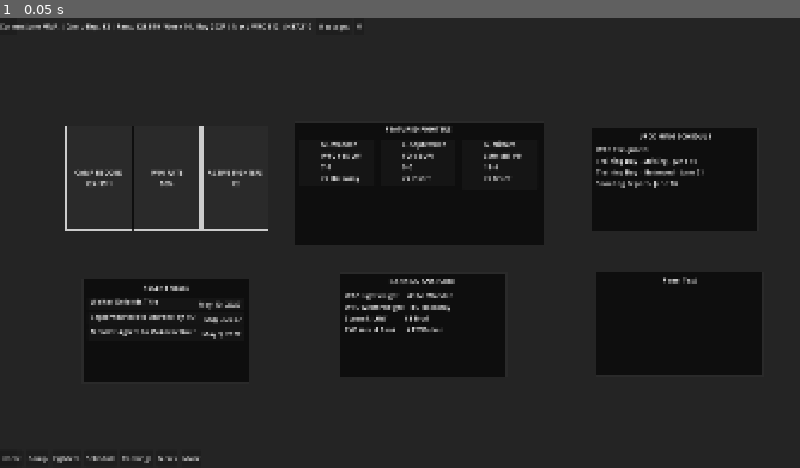
Above: before the commit, frame 1.
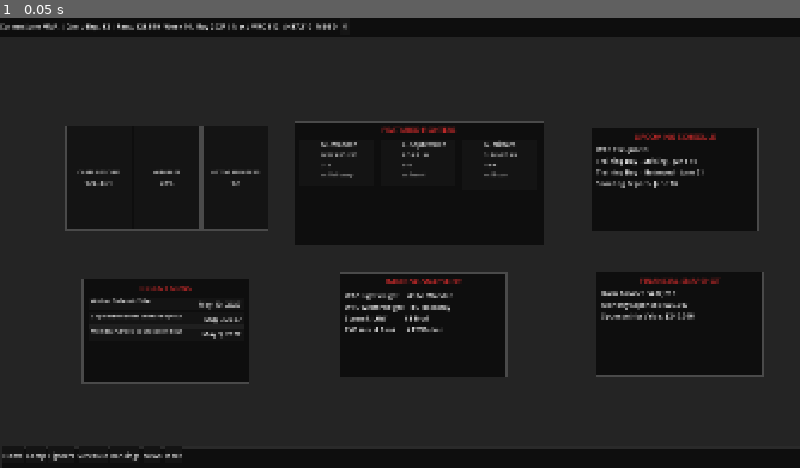
Above: after the commit, the same moment.

Repository: purepainsugar/MMA-Dynasty
Game: Godot game, scene res://Scenes/UI/Dashboard.tscn
Two runs of this game, one before a commit and one after it. Both use one fixed random seed, a clock stepped at 60 frames per second and the inputs below.
Inputs:
- Up to frame 1 (0.05 s): no input

The runs differ from the first frame. In frame 1, 3.0% of the frame differs, in the area x 0-96%, y 1-99%.

Commit message:
Sprint 1 Session 12 - Applied first dashboard styling pass

Diff:
--- a/Scenes/UI/BottomNavigation.tscn
+++ b/Scenes/UI/BottomNavigation.tscn
@@ -1,8 +1,23 @@
 [gd_scene format=3 uid="uid://c3a33wge3alya"]
+
+[sub_resource type="StyleBoxFlat" id="StyleBoxFlat_o8cwr"]
+bg_color = Color(0.05490196, 0.05490196, 0.05490196, 1)
+border_width_top = 2
+border_color = Color(0.16470589, 0.16470589, 0.16470589, 1)
+
+[sub_resource type="StyleBoxFlat" id="StyleBoxFlat_v85ql"]
+bg_color = Color(0.078431375, 0.078431375, 0.078431375, 1)
+
+[sub_resource type="StyleBoxFlat" id="StyleBoxFlat_7j02b"]
+bg_color = Color(0.61960787, 0.105882354, 0.105882354, 1)
+
+[sub_resource type="StyleBoxFlat" id="StyleBoxFlat_7yo7j"]
+bg_color = Color(0.10980392, 0.10980392, 0.10980392, 1)
 
 [node name="BottomNavigation" type="Panel" unique_id=508850874]
 offset_right = 40.0
 offset_bottom = 40.0
+theme_override_styles/panel = SubResource("StyleBoxFlat_o8cwr")
 
 [node name="Margin" type="MarginContainer" parent="." unique_id=1547540500]
 layout_mode = 0
@@ -15,28 +30,49 @@
 
 [node name="HomeButton" type="Button" parent="Margin/ButtonRow" unique_id=1667941639]
 layout_mode = 2
+theme_override_styles/normal = SubResource("StyleBoxFlat_v85ql")
+theme_override_styles/pressed = SubResource("StyleBoxFlat_7j02b")
+theme_override_styles/hover = SubResource("StyleBoxFlat_7yo7j")
 text = "Home"
 
 [node name="CampButton" type="Button" parent="Margin/ButtonRow" unique_id=1810378660]
 layout_mode = 2
+theme_override_styles/normal = SubResource("StyleBoxFlat_v85ql")
+theme_override_styles/pressed = SubResource("StyleBoxFlat_7j02b")
+theme_override_styles/hover = SubResource("StyleBoxFlat_7yo7j")
 text = "Camp"
 
 [node name="FightersButton" type="Button" parent="Margin/ButtonRow" unique_id=1170751252]
 layout_mode = 2
+theme_override_styles/normal = SubResource("StyleBoxFlat_v85ql")
+theme_override_styles/pressed = SubResource("StyleBoxFlat_7j02b")
+theme_override_styles/hover = SubResource("StyleBoxFlat_7yo7j")
 text = "Fighters"
 
 [node name="ScheduleButton" type="Button" parent="Margin/ButtonRow" unique_id=242746089]
 layout_mode = 2
+theme_override_styles/normal = SubResource("StyleBoxFlat_v85ql")
+theme_override_styles/pressed = SubResource("StyleBoxFlat_7j02b")
+theme_override_styles/hover = SubResource("StyleBoxFlat_7yo7j")
 text = "Schedule"
 
 [node name="RankingsButton" type="Button" parent="Margin/ButtonRow" unique_id=733424120]
 layout_mode = 2
+theme_override_styles/normal = SubResource("StyleBoxFlat_v85ql")
+theme_override_styles/pressed = SubResource("StyleBoxFlat_7j02b")
+theme_override_styles/hover = SubResource("StyleBoxFlat_7yo7j")
 text = "Rankings"
 
 [node name="NewsButton" type="Button" parent="Margin/ButtonRow" unique_id=1835305537]
 layout_mode = 2
+theme_override_styles/normal = SubResource("StyleBoxFlat_v85ql")
+theme_override_styles/pressed = SubResource("StyleBoxFlat_7j02b")
+theme_override_styles/hover = SubResource("StyleBoxFlat_7yo7j")
 text = "News"
 
 [node name="MoreButton" type="Button" parent="Margin/ButtonRow" unique_id=465517487]
 layout_mode = 2
+theme_override_styles/normal = SubResource("StyleBoxFlat_v85ql")
+theme_override_styles/pressed = SubResource("StyleBoxFlat_7j02b")
+theme_override_styles/hover = SubResource("StyleBoxFlat_7yo7j")
 text = "More"
--- a/Scenes/UI/Dashboard.tscn
+++ b/Scenes/UI/Dashboard.tscn
@@ -26,7 +26,12 @@
 color = Color(0.14225578, 0.14225581, 0.14225578, 1)
 
 [node name="TopBar" parent="." unique_id=1610431272 instance=ExtResource("1_n8pl3")]
-layout_mode = 0
+layout_mode = 1
+anchors_preset = 10
+anchor_right = 1.0
+offset_right = 0.0
+offset_bottom = 0.0
+grow_horizontal = 2
 
 [node name="MainContent" type="Control" parent="." unique_id=641832817]
 layout_mode = 1
@@ -94,6 +99,7 @@
 [node name="TitleLabel" parent="MainContent/FeaturedFightersPane" index="0" unique_id=1300521274]
 offset_top = 7.0
 offset_bottom = 31.0
+theme_override_colors/font_color = Color(0.7882353, 0.16470589, 0.16470589, 1)
 text = "FEATURED FIGHTERS"
 
 [node name="Content" parent="MainContent/FeaturedFightersPane" index="1" unique_id=2070081730]
@@ -156,6 +162,7 @@
 offset_bottom = 514.0
 
 [node name="TitleLabel" parent="MainContent/UpcomingSchedulePane" index="0" unique_id=1300521274]
+theme_override_colors/font_color = Color(0.7882353, 0.16470589, 0.16470589, 1)
 text = "UPCOMING SCHEDULE"
 
 [node name="Content" parent="MainContent/UpcomingSchedulePane" index="1" unique_id=2070081730]
@@ -193,6 +200,7 @@
 offset_bottom = 877.0
 
 [node name="TitleLabel" parent="MainContent/RecentNewsPanel" index="0" unique_id=1300521274]
+theme_override_colors/font_color = Color(0.7882353, 0.16470589, 0.16470589, 1)
 text = "RECENT NEWS"
 
 [node name="Content" parent="MainContent/RecentNewsPanel" index="1" unique_id=2070081730]
@@ -266,6 +274,7 @@
 offset_bottom = 861.0
 
 [node name="TitleLabel" parent="MainContent/RankingSnapshotPanel" index="0" unique_id=1300521274]
+theme_override_colors/font_color = Color(0.7882353, 0.16470589, 0.16470589, 1)
 text = "RANKING SNAPSHOT"
 
 [node name="Content" parent="MainContent/RankingSnapshotPanel" index="1" unique_id=2070081730]
@@ -302,10 +311,46 @@
 offset_right = 1832.0
 offset_bottom = 859.0
 
+[node name="TitleLabel" parent="MainContent/FinancePanel" index="0" unique_id=1300521274]
+theme_override_colors/font_color = Color(0.7882353, 0.16470589, 0.16470589, 1)
+text = "FINANCIAL SNAPSHOT"
+
+[node name="Content" parent="MainContent/FinancePanel" index="1" unique_id=2070081730]
+theme_override_constants/margin_top = 40
+theme_override_constants/margin_right = 12
+
+[node name="VBoxContainer" type="VBoxContainer" parent="MainContent/FinancePanel/Content" index="0" unique_id=290683631]
+layout_mode = 2
+
+[node name="FinanceItem" type="Label" parent="MainContent/FinancePanel/Content/VBoxContainer" unique_id=868219038]
+layout_mode = 2
+text = "Bank Balance $487,210"
+
+[node name="FinanceItem2" type="Label" parent="MainContent/FinancePanel/Content/VBoxContainer" unique_id=1232757876]
+layout_mode = 2
+text = "Monthly Expenses: $25,067"
+
+[node name="FinanceItem3" type="Label" parent="MainContent/FinancePanel/Content/VBoxContainer" unique_id=1776350010]
+layout_mode = 2
+text = "Sponsorship Value: $240,000"
+
+[node name="FinanceItem4" type="Label" parent="MainContent/FinancePanel/Content/VBoxContainer" unique_id=1738667580]
+visible = false
+layout_mode = 2
+
 [node name="BottomNavigation" parent="." unique_id=508850874 instance=ExtResource("3_rxei5")]
-layout_mode = 0
-offset_top = 1037.0
-offset_bottom = 1077.0
+custom_minimum_size = Vector2(0, 76)
+layout_mode = 1
+anchors_preset = 12
+anchor_top = 1.0
+anchor_right = 1.0
+anchor_bottom = 1.0
+offset_left = 8.0
+offset_top = -50.0
+offset_right = 8.0
+offset_bottom = 26.0
+grow_horizontal = 2
+grow_vertical = 0
 
 [editable path="MainContent/CampOverviewPanel/Content2/StatRow/CampRecordStat"]
 [editable path="MainContent/CampOverviewPanel/Content2/StatRow/WinRateStat"]
@@ -321,3 +366,4 @@
 [editable path="MainContent/RecentNewsPanel/Content/NewsList/NewsListItem2"]
 [editable path="MainContent/RecentNewsPanel/Content/NewsList/NewsListItem3"]
 [editable path="MainContent/RankingSnapshotPanel"]
+[editable path="MainContent/FinancePanel"]
--- a/Scenes/UI/FighterMiniCard.tscn
+++ b/Scenes/UI/FighterMiniCard.tscn
@@ -1,9 +1,19 @@
 [gd_scene format=3 uid="uid://j4j1r0an5rfh"]
+
+[sub_resource type="StyleBoxFlat" id="StyleBoxFlat_0h781"]
+bg_color = Color(0.078431375, 0.078431375, 0.078431375, 1)
+border_width_left = 1
+border_width_top = 1
+border_width_right = 1
+border_width_bottom = 1
+border_color = Color(0.101960786, 0.101960786, 0.101960786, 1)
+corner_detail = 2
 
 [node name="FighterMiniCard" type="Panel" unique_id=1695334205]
 custom_minimum_size = Vector2(190, 120)
-offset_right = 40.0
-offset_bottom = 40.0
+offset_right = 190.0
+offset_bottom = 120.0
+theme_override_styles/panel = SubResource("StyleBoxFlat_0h781")
 
 [node name="Margin" type="MarginContainer" parent="." unique_id=1008518366]
 layout_mode = 0
@@ -22,20 +32,27 @@
 
 [node name="NameLabel" type="Label" parent="Margin/Row/Info" unique_id=1150078244]
 layout_mode = 2
+theme_override_colors/font_color = Color(0.9019608, 0.9019608, 0.9019608, 1)
 text = "M. Wooden"
 autowrap_trim_flags = 0
 
 [node name="RoleLabel" type="Label" parent="Margin/Row/Info" unique_id=1237750079]
 layout_mode = 2
+theme_override_colors/font_color = Color(0.7882353, 0.7882353, 0.7882353, 1)
+theme_override_font_sizes/font_size = 14
 text = "WFC #15 LW"
 autowrap_trim_flags = 0
 
 [node name="RecordLabel" type="Label" parent="Margin/Row/Info" unique_id=1555092702]
 layout_mode = 2
+theme_override_colors/font_color = Color(0.9019608, 0.9019608, 0.9019608, 1)
+theme_override_font_sizes/font_size = 14
 text = "7-1"
 autowrap_trim_flags = 0
 
 [node name="NextFightLabel" type="Label" parent="Margin/Row/Info" unique_id=769360698]
 layout_mode = 2
+theme_override_colors/font_color = Color(0.65882355, 0.65882355, 0.65882355, 1)
+theme_override_font_sizes/font_size = 13
 text = "vs Holloway"
 autowrap_trim_flags = 0
--- a/Scenes/UI/NewsListItem.tscn
+++ b/Scenes/UI/NewsListItem.tscn
@@ -1,9 +1,18 @@
 [gd_scene format=3 uid="uid://3rxs1ybxfo8m"]
+
+[sub_resource type="StyleBoxFlat" id="StyleBoxFlat_jxwda"]
+bg_color = Color(0.078431375, 0.078431375, 0.078431375, 1)
+border_width_left = 1
+border_width_top = 1
+border_width_right = 1
+border_width_bottom = 1
+border_color = Color(0.12156863, 0.12156863, 0.12156863, 1)
 
 [node name="NewsListItem" type="Panel" unique_id=1315199694]
 custom_minimum_size = Vector2(0, 32)
 offset_right = 40.0
 offset_bottom = 40.0
+theme_override_styles/panel = SubResource("StyleBoxFlat_jxwda")
 
 [node name="Margin" type="MarginContainer" parent="." unique_id=702827252]
 layout_mode = 1
@@ -24,6 +33,8 @@
 custom_minimum_size = Vector2(0, 36)
 layout_mode = 2
 size_flags_horizontal = 3
+theme_override_colors/font_color = Color(0.9019608, 0.9019608, 0.9019608, 1)
+theme_override_font_sizes/font_size = 14
 text = "Walker Defends Title"
 clip_text = true
 text_overrun_behavior = 3
--- a/Scenes/UI/StatCard.tscn
+++ b/Scenes/UI/StatCard.tscn
@@ -1,19 +1,19 @@
 [gd_scene format=3 uid="uid://co8j3y8hotuhv"]
 
-[sub_resource type="StyleBoxFlat" id="StyleBoxFlat_gf7e2"]
-bg_color = Color(0.16470589, 0.16470589, 0.16470589, 1)
+[sub_resource type="StyleBoxFlat" id="StyleBoxFlat_p867g"]
+bg_color = Color(0.078431375, 0.078431375, 0.078431375, 1)
 border_width_left = 2
 border_width_top = 2
 border_width_right = 2
 border_width_bottom = 2
-corner_detail = 1
+border_color = Color(0.2901961, 0.2901961, 0.2901961, 1)
 
 [node name="StatCard" type="Panel" unique_id=221990411]
 custom_minimum_size = Vector2(160, 90)
 offset_top = -2.0
 offset_right = 160.0
 offset_bottom = 88.0
-theme_override_styles/panel = SubResource("StyleBoxFlat_gf7e2")
+theme_override_styles/panel = SubResource("StyleBoxFlat_p867g")
 
 [node name="Margin" type="MarginContainer" parent="." unique_id=1426465537]
 layout_mode = 1
@@ -29,10 +29,14 @@
 
 [node name="TitleLabel" type="Label" parent="Margin/Stack" unique_id=630348692]
 layout_mode = 2
+theme_override_colors/font_color = Color(0.9019608, 0.9019608, 0.9019608, 1)
+theme_override_font_sizes/font_size = 14
 text = "CAMP REP"
 horizontal_alignment = 1
 
 [node name="ValueLabel" type="Label" parent="Margin/Stack" unique_id=1117903376]
 layout_mode = 2
+theme_override_colors/font_color = Color(0.9019608, 0.9019608, 0.9019608, 1)
+theme_override_font_sizes/font_size = 16
 text = "82"
 horizontal_alignment = 1
--- a/Scenes/UI/TopBar.tscn
+++ b/Scenes/UI/TopBar.tscn
@@ -1,8 +1,15 @@
 [gd_scene format=3 uid="uid://cdj1pg16kqbkc"]
 
+[sub_resource type="StyleBoxFlat" id="StyleBoxFlat_jxwda"]
+bg_color = Color(0.05490196, 0.05490196, 0.05490196, 1)
+border_width_bottom = 2
+border_color = Color(0.16470589, 0.16470589, 0.16470589, 1)
+
 [node name="TopBar" type="Panel" unique_id=1610431272]
+custom_minimum_size = Vector2(1920, 48)
 offset_right = 40.0
 offset_bottom = 40.0
+theme_override_styles/panel = SubResource("StyleBoxFlat_jxwda")
 
 [node name="Margin" type="MarginContainer" parent="." unique_id=1967357124]
 layout_mode = 0
@@ -25,7 +32,12 @@
 layout_mode = 2
 text = "$487,210"
 
+[node name="MessagesLabel" type="Label" parent="Margin/Row" unique_id=429293395]
+layout_mode = 2
+text = "MSG 0"
+
 [node name="MessagesButton" type="Button" parent="Margin/Row" unique_id=1723632603]
+visible = false
 layout_mode = 2
 text = "Messages"
 
--- a/Scenes/UI/UIPanel.tscn
+++ b/Scenes/UI/UIPanel.tscn
@@ -1,12 +1,12 @@
 [gd_scene format=3 uid="uid://dlxg8y1yoqf5u"]
 
-[sub_resource type="StyleBoxFlat" id="StyleBoxFlat_a5pbh"]
+[sub_resource type="StyleBoxFlat" id="StyleBoxFlat_gf7e2"]
 bg_color = Color(0.05490196, 0.05490196, 0.05490196, 1)
 border_width_left = 2
 border_width_top = 2
 border_width_right = 2
 border_width_bottom = 2
-border_color = Color(0.16470589, 0.16470589, 0.16470589, 1)
+border_color = Color(0.2901961, 0.2901961, 0.2901961, 1)
 
 [node name="UIPanel" type="Panel" unique_id=1178064754]
 custom_minimum_size = Vector2(400, 250)
@@ -14,7 +14,7 @@
 offset_top = 550.0
 offset_right = 1174.0
 offset_bottom = 800.0
-theme_override_styles/panel = SubResource("StyleBoxFlat_a5pbh")
+theme_override_styles/panel = SubResource("StyleBoxFlat_gf7e2")
 
 [node name="TitleLabel" type="Label" parent="." unique_id=1300521274]
 layout_mode = 1
@@ -25,6 +25,8 @@
 offset_right = -12.0
 offset_bottom = 32.0
 grow_horizontal = 2
+theme_override_colors/font_color = Color(0.9019608, 0.9019608, 0.9019608, 1)
+theme_override_font_sizes/font_size = 18
 text = "Panel Text"
 horizontal_alignment = 1
 
